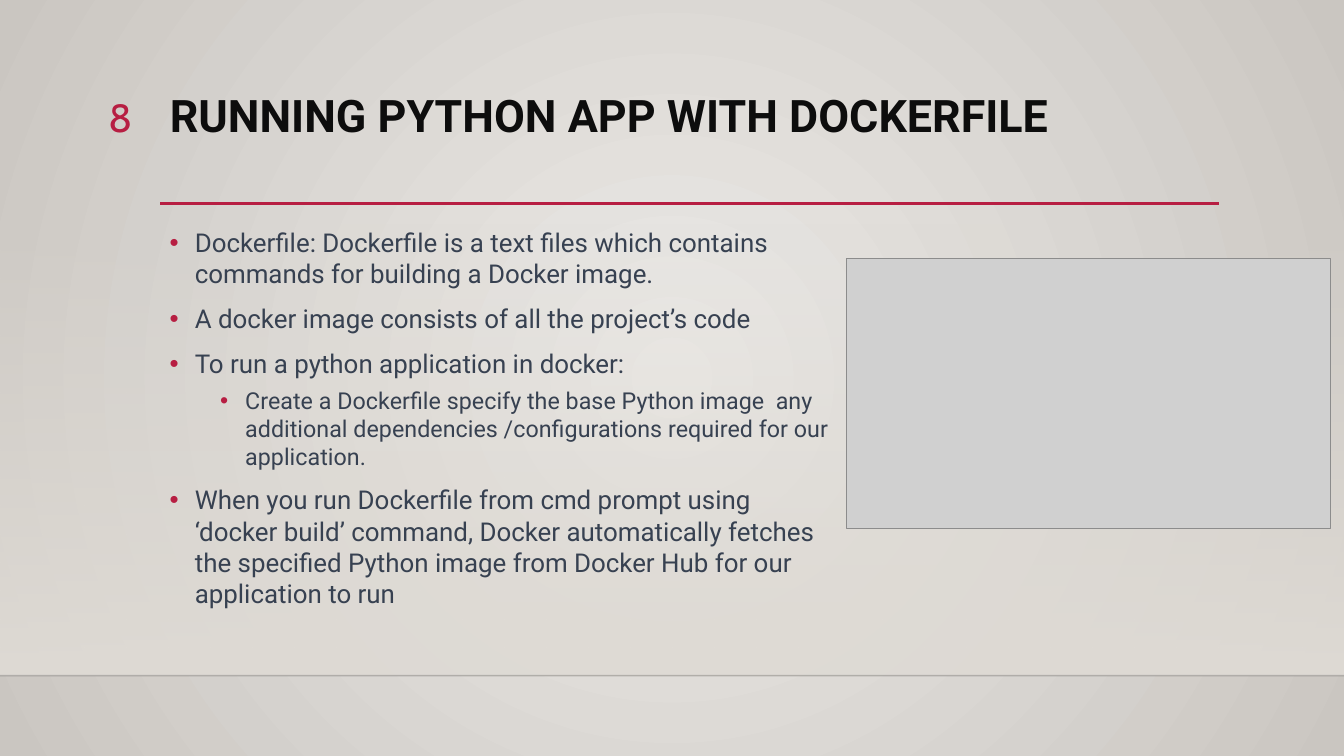
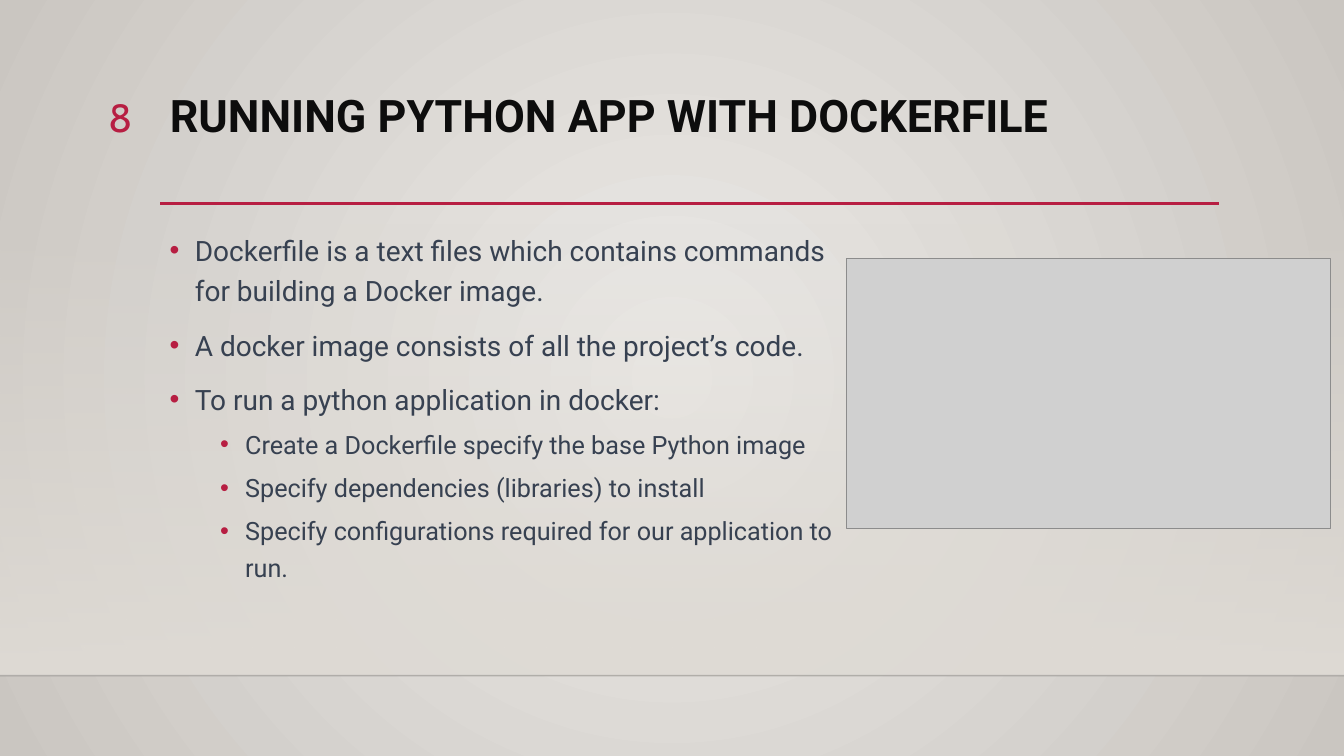
Before and after one commit to ddum-sutd/docker_workshop, a slide deck: slide 8 of Docker_workshop.pptx. Drawn at 1344x756 pixels with LibreOffice and Linux fonts; fonts in the diff are those of the drawing; grey boxes stand for pictures; background and template pictures are left out. Boxes give left, top, right and bottom in pixels: in the first picture for what was removed or moved away, otherwise in the second. Text is boxed around its words. In the diff, an @@ line names an element or a change of style, - is before the commit and + after.

```diff
--- a/Docker_workshop.pptx
+++ b/Docker_workshop.pptx
@@ text at [195,239,825,362]: text changed; size 18.5 to 20 pt @@
-• Dockerfile: Dockerfile is a text files which contains commands for building a Docker image.
-• A docker image consists of all the project’s code
+• Dockerfile is a text files which contains commands for building a Docker image.
+• A docker image consists of all the project’s code.
@@ text at [195,389,660,416]: size 18.5 to 20 pt in "To run a python application in docker:"; line spacing 1 to 1.2 @@
@@ text at [245,435,832,577]: text changed; size 18.5 to 18 pt @@
-  • Create a Dockerfile specify the base Python image any additional dependencies /configurations required for our application.
-• When you run Dockerfile from cmd prompt using ‘docker build’ command, Docker automatically fetches the specified Python image from Docker Hub for our application to run
+  • Create a Dockerfile specify the base Python image
+  • Specify dependencies (libraries) to install
+  • Specify configurations required for our application to run.
```
Also in this commit, not shown: 4 other slides changed, 1 slide removed, 7 other files.
